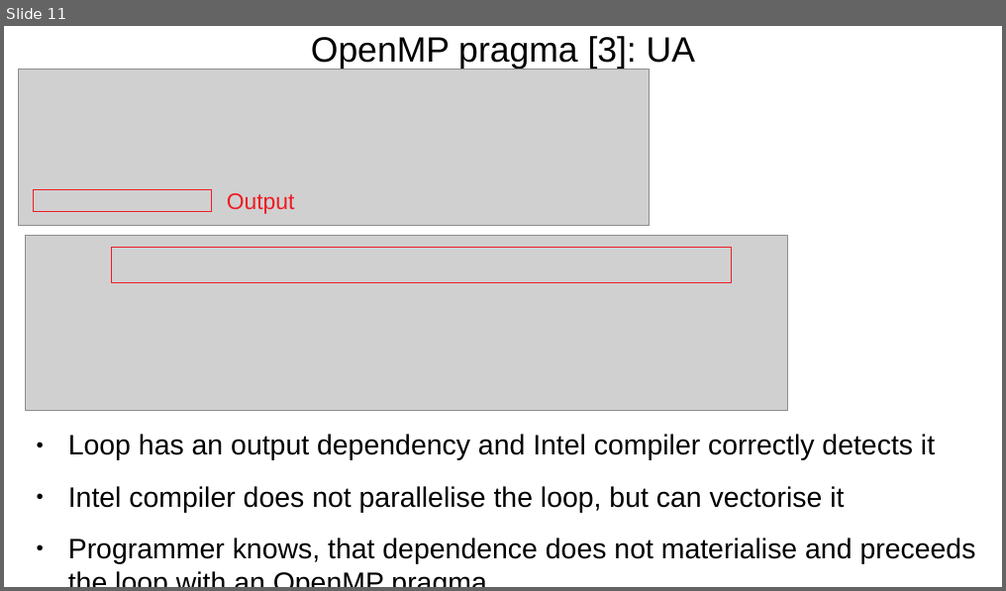
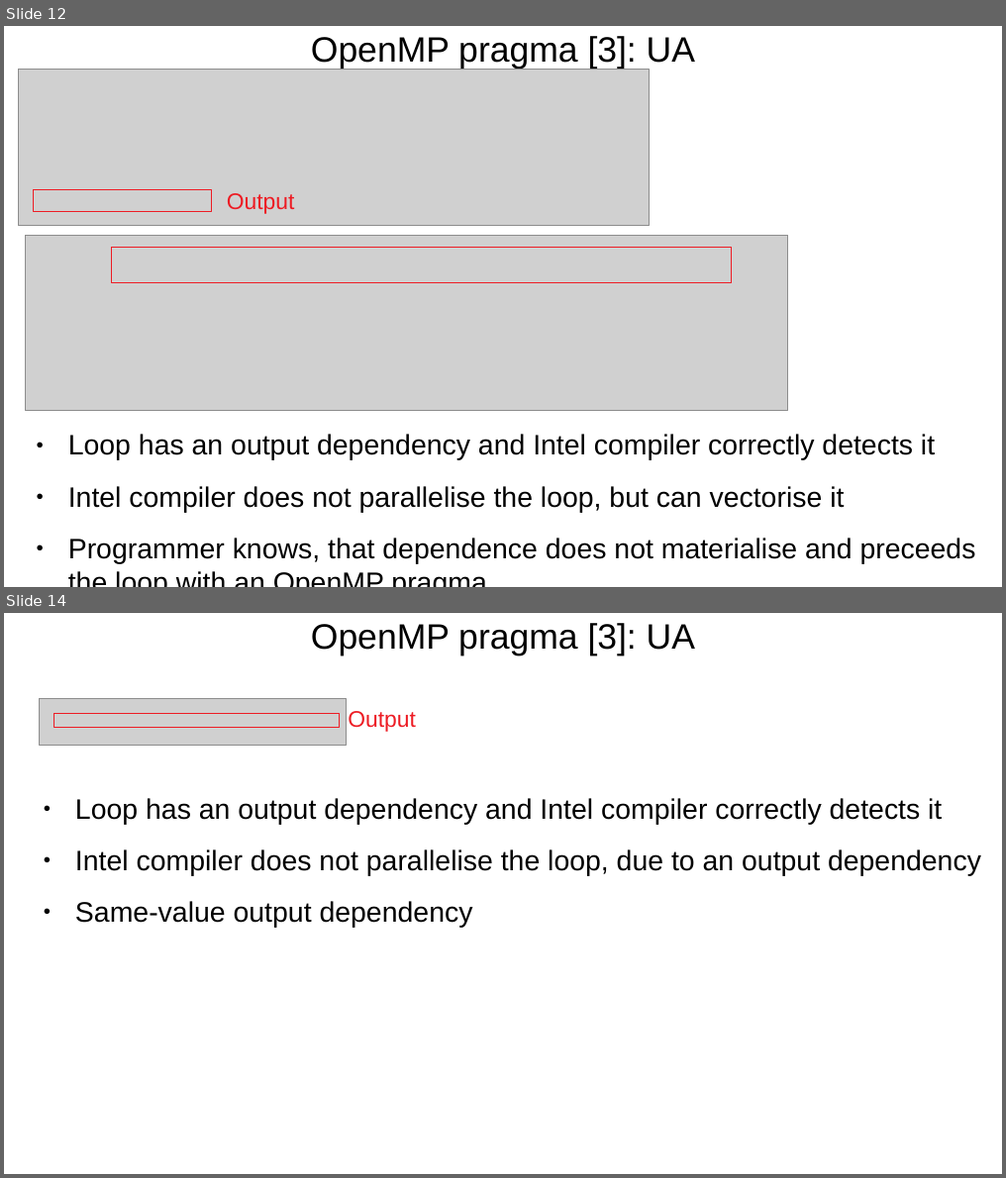
Before and after one commit to harel-coffee/PParMetrics-auto, a slide deck: PPar_lunch_talk/Learning_Loop_Parallelisability.odp. Shown one above the other, each under a label of ours: slide 11 before the commit, slides 12 and 14 after it; the slides between them are not shown. The pictures are 1006x591 and 1006x1178 pixels, drawn with LibreOffice and Linux fonts; fonts in the diff are those of the drawing; grey boxes stand for pictures. Boxes give left, top, right and bottom in pixels: in the first picture for what was removed or moved away, otherwise in the second. Text is boxed around its words. In the diff, an @@ line names an element or a change of style, - is before the commit and + after.

```diff
--- a/PPar_lunch_talk/Learning_Loop_Parallelisability.odp
+++ b/PPar_lunch_talk/Learning_Loop_Parallelisability.odp
@@ slide 14 added at [4,613,1002,1174], background #FFFFFF @@
@@ title added at [311,623,695,656], 28 pt, text #000000 @@
+OpenMP pragma [3]: UA
@@ picture added at [40,698,347,745] @@
@@ rectangle added at [54,713,339,727], outline #ED1C24 0.28 pt @@
@@ text added at [348,711,416,732], 18 pt, text #ED1C24 @@
+Output
@@ text added at [75,798,981,928], 22.4 pt, text #000000 @@
+● Loop has an output dependency and Intel compiler correctly detects it
+● Intel compiler does not parallelise the loop, due to an output dependency
+● Same-value output dependency
@@ what was slide 11 is now slide 12 @@
```
Also in this commit, not shown: 1 slide changed, 4 other slides added, 6 other files.
